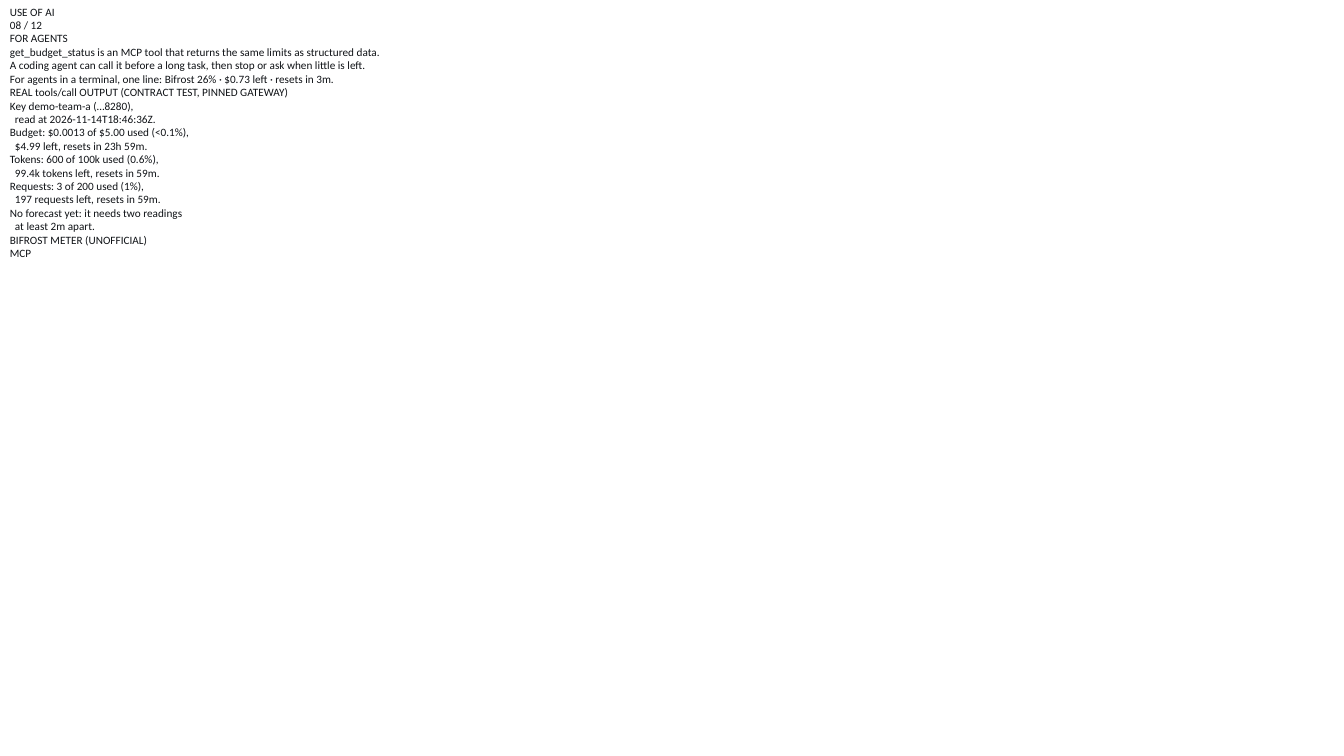
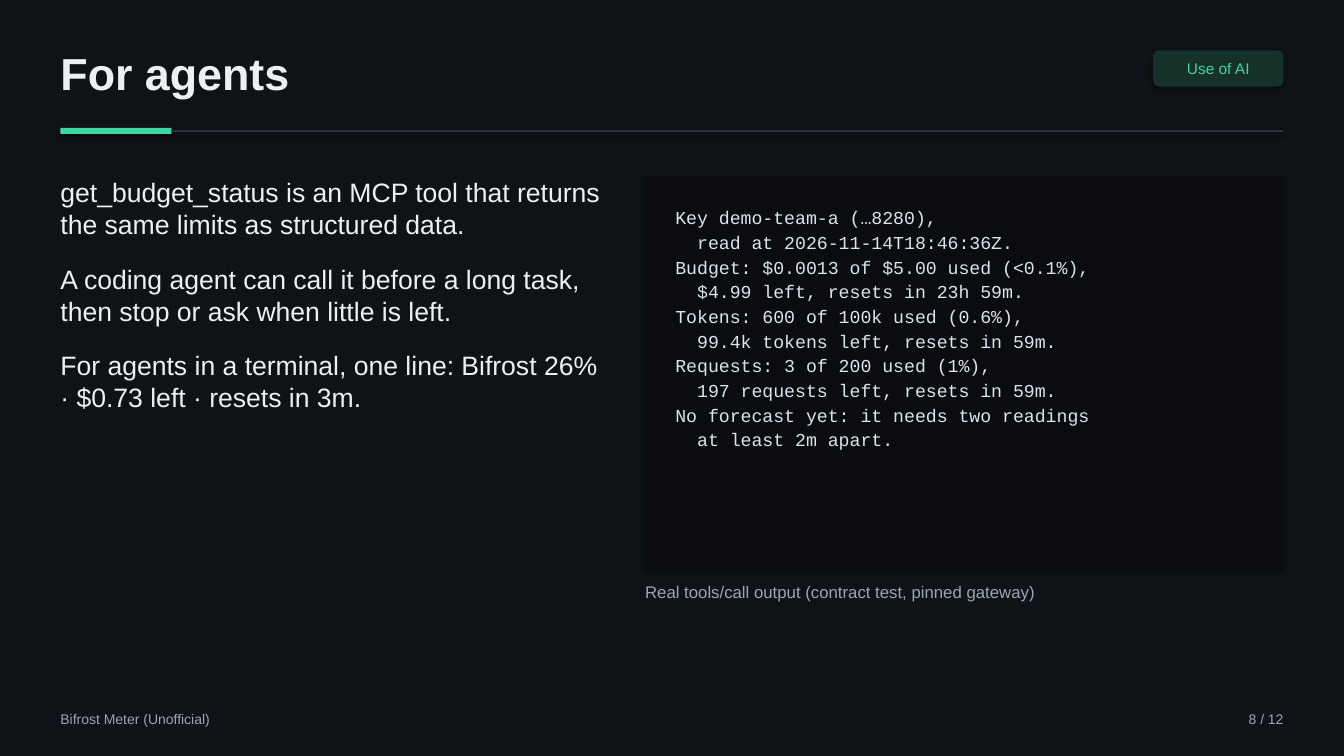
Before and after one commit to aimanmalib/bifrost-meter, a slide deck: slide 8 of deck/bifrost-meter.pptx. Drawn at 1344x756 pixels with LibreOffice and Linux fonts; fonts in the diff are those of the drawing; background and template pictures are left out. Boxes give left, top, right and bottom in pixels: in the first picture for what was removed or moved away, otherwise in the second. Text is boxed around its words. In the diff, an @@ line names an element or a change of style, - is before the commit and + after.

```diff
--- a/deck/bifrost-meter.pptx
+++ b/deck/bifrost-meter.pptx
@@ background picture (left out) to #0F1216 @@
@@ text at (x1=10, y1=8, x2=380, y2=98): paragraphs removed @@
-USE OF AI
-08 / 12
-FOR AGENTS
-get_budget_status is an MCP tool that returns the same limits as structured data.
-A coding agent can call it before a long task, then stop or ask when little is left.
-For agents in a terminal, one line: Bifrost 26% · $0.73 left · resets in 3m.
-REAL tools/call OUTPUT (CONTRACT TEST, PINNED GATEWAY)
@@ text added at (x1=60, y1=59, x2=289, y2=99), 32 pt, text #ECEFF3, bold @@
+For agents
@@ rounded rectangle added at (x1=1153, y1=50, x2=1284, y2=87), fill #16302A, 11 pt, text #3DD6A3 @@
+Use of AI
@@ line added from (60, 131) to (1284, 131), #2B313B 1 pt @@
@@ rectangle added at (x1=60, y1=128, x2=171, y2=134), fill #3DD6A3 @@
@@ rectangle added at (x1=645, y1=176, x2=1284, y2=570), fill #0A0C0F @@
@@ text added at (x1=60, y1=182, x2=600, y2=409), 19 pt, text #ECEFF3 @@
+get_budget_status is an MCP tool that returns the same limits as structured data.
+A coding agent can call it before a long task, then stop or ask when little is left.
+For agents in a terminal, one line: Bifrost 26% · $0.73 left · resets in 3m.
@@ text "Key demo-team-a (…8280)," moved from (x1=10, y1=8, x2=380, y2=257) to (x1=675, y1=212, x2=1089, y2=450) @@
@@ text "Key demo-team-a (…8280)," at (x1=675, y1=212, x2=1089, y2=450): size 8 to 13 pt, font Calibri to Courier New, text colour #0F1216 to #DCE3EC; more space between paragraphs @@
@@ text at (x1=10, y1=236, x2=147, y2=257): paragraphs removed @@
-BIFROST METER (UNOFFICIAL)
-MCP
@@ text added at (x1=645, y1=586, x2=1035, y2=602), 12 pt, text #9BA5B4 @@
+Real tools/call output (contract test, pinned gateway)
@@ text added at (x1=60, y1=714, x2=209, y2=727), 10 pt, text #9BA5B4 @@
+Bifrost Meter (Unofficial)
@@ text added at (x1=1249, y1=714, x2=1284, y2=724), 10 pt, text #9BA5B4 @@
+8 / 12
```
Also in this commit, not shown: 11 other slides changed, 5 other files.
